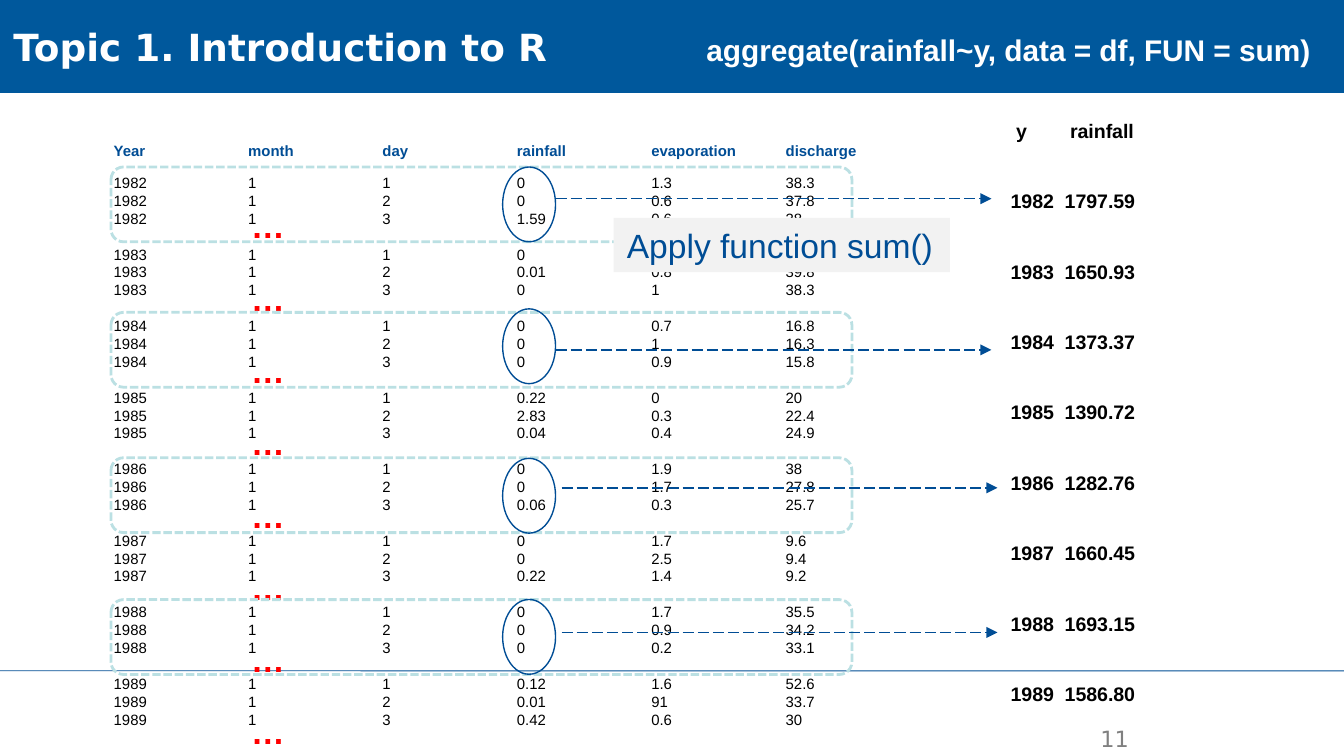
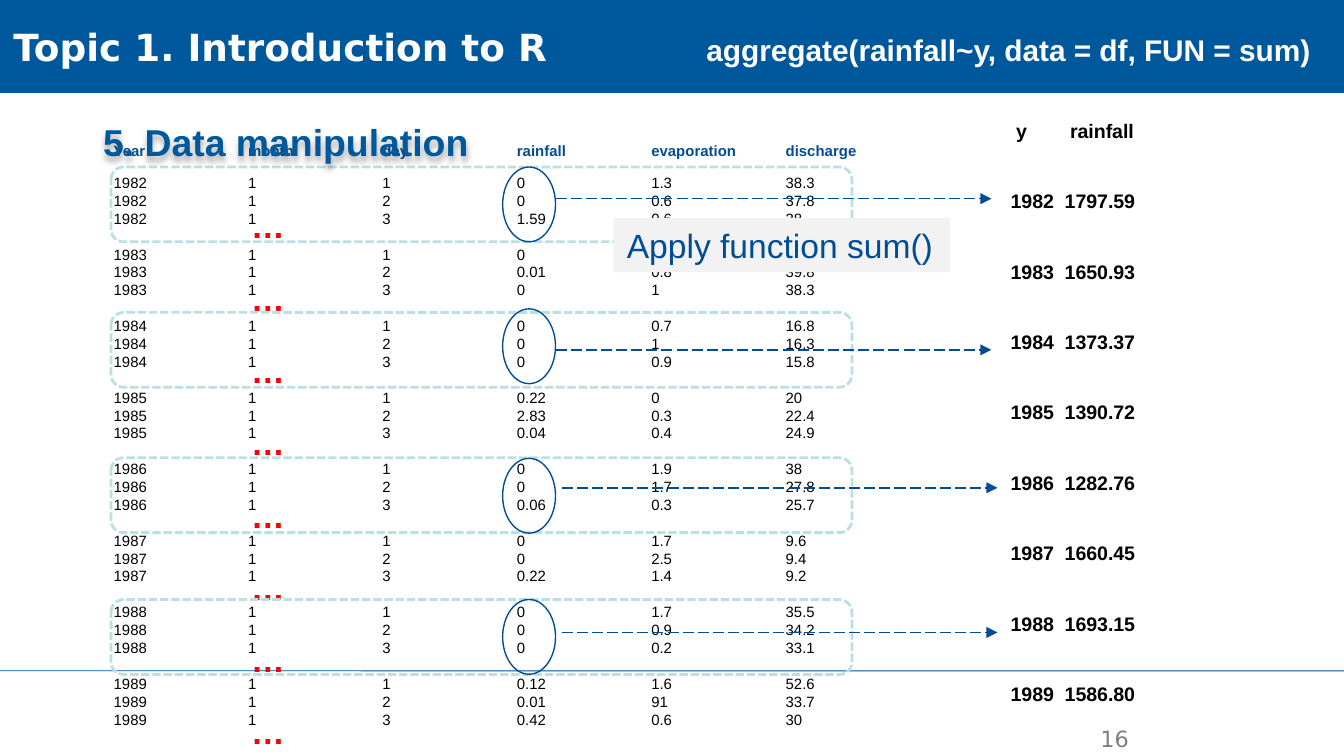
Before and after one commit to XiaoxiangGuanGFZ/FloodRiskSeminar, a slide deck: slide 16 of slides/FRS_exercise_R.pptx (slide 11 before the commit). Drawn at 1344x756 pixels with LibreOffice and Linux fonts; fonts in the diff are those of the drawing; background and template pictures are left out. Boxes give left, top, right and bottom in pixels: in the first picture for what was removed or moved away, otherwise in the second. Text is boxed around its words. In the diff, an @@ line names an element or a change of style, - is before the commit and + after.

```diff
--- a/slides/FRS_exercise_R.pptx
+++ b/slides/FRS_exercise_R.pptx
@@ text added at (103,127,468,164), 20 pt, text #00589C, bold @@
+5. Data manipulation
@@ page number at (1100,730,1128,747): text changed @@
-11
+16
```
Also in this commit, not shown: 8 other slides changed, 1 slide added, 1 slide removed.
